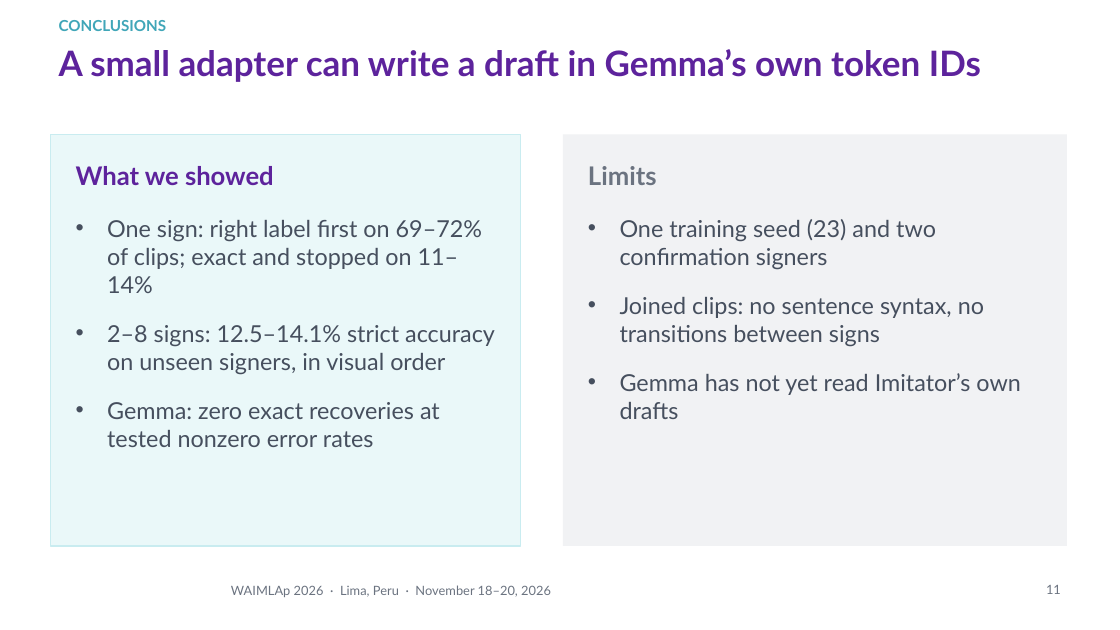
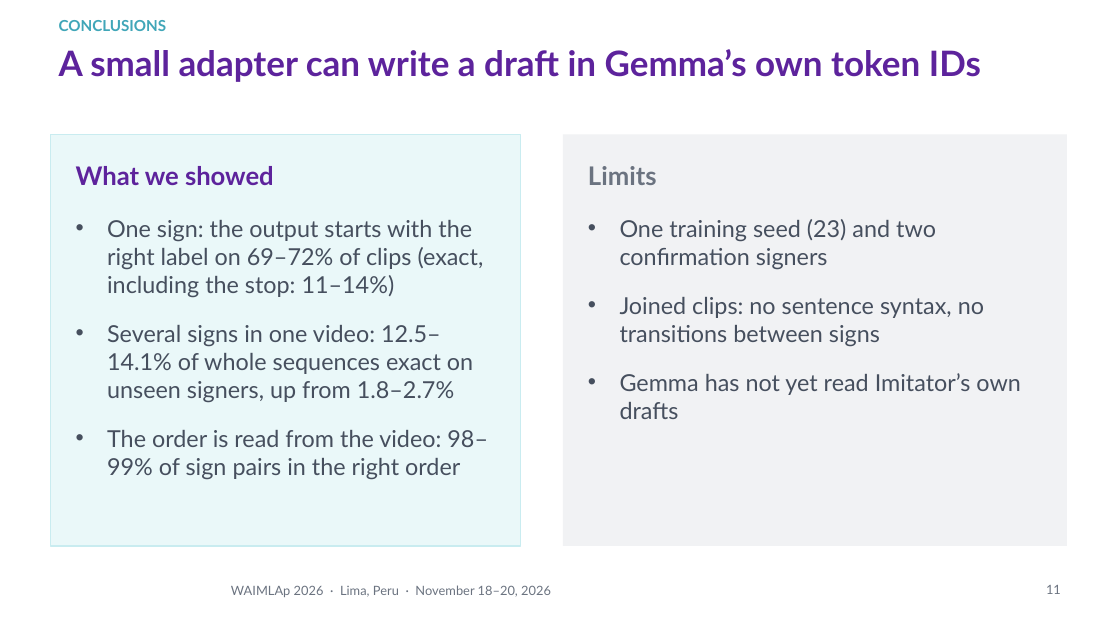
Before and after one commit to Percep3/Imitator, a slide deck: slide 11 of presentation/waimlap2026/imitator_waimlap2026.pptx. Drawn at 1120x630 pixels with LibreOffice and Linux fonts; fonts in the diff are those of the drawing; background and template pictures are left out. Boxes give left, top, right and bottom in pixels: in the first picture for what was removed or moved away, otherwise in the second. Text is boxed around its words. In the diff, an @@ line names an element or a change of style, - is before the commit and + after.

```diff
--- a/presentation/waimlap2026/imitator_waimlap2026.pptx
+++ b/presentation/waimlap2026/imitator_waimlap2026.pptx
@@ text at bbox=[107, 220, 488, 480]: text changed @@
-• One sign: right label first on 69–72% of clips; exact and stopped on 11–14%
-• 2–8 signs: 12.5–14.1% strict accuracy on unseen signers, in visual order
-• Gemma: zero exact recoveries at tested nonzero error rates
+• One sign: the output starts with the right label on 69–72% of clips (exact, including the stop: 11–14%)
+• Several signs in one video: 12.5–14.1% of whole sequences exact on unseen signers, up from 1.8–2.7%
+• The order is read from the video: 98–99% of sign pairs in the right order
```
Also in this commit, not shown: 1 other file.
